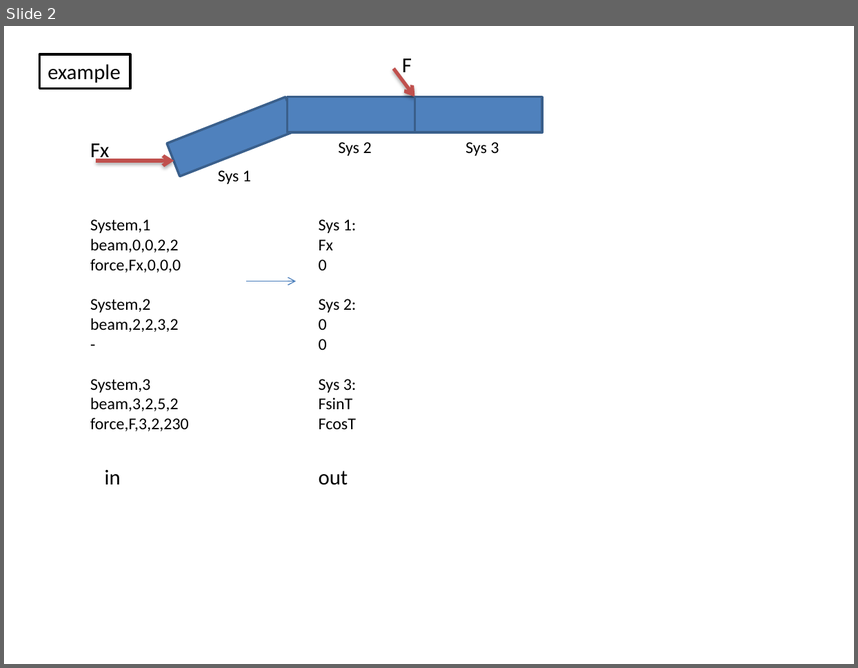
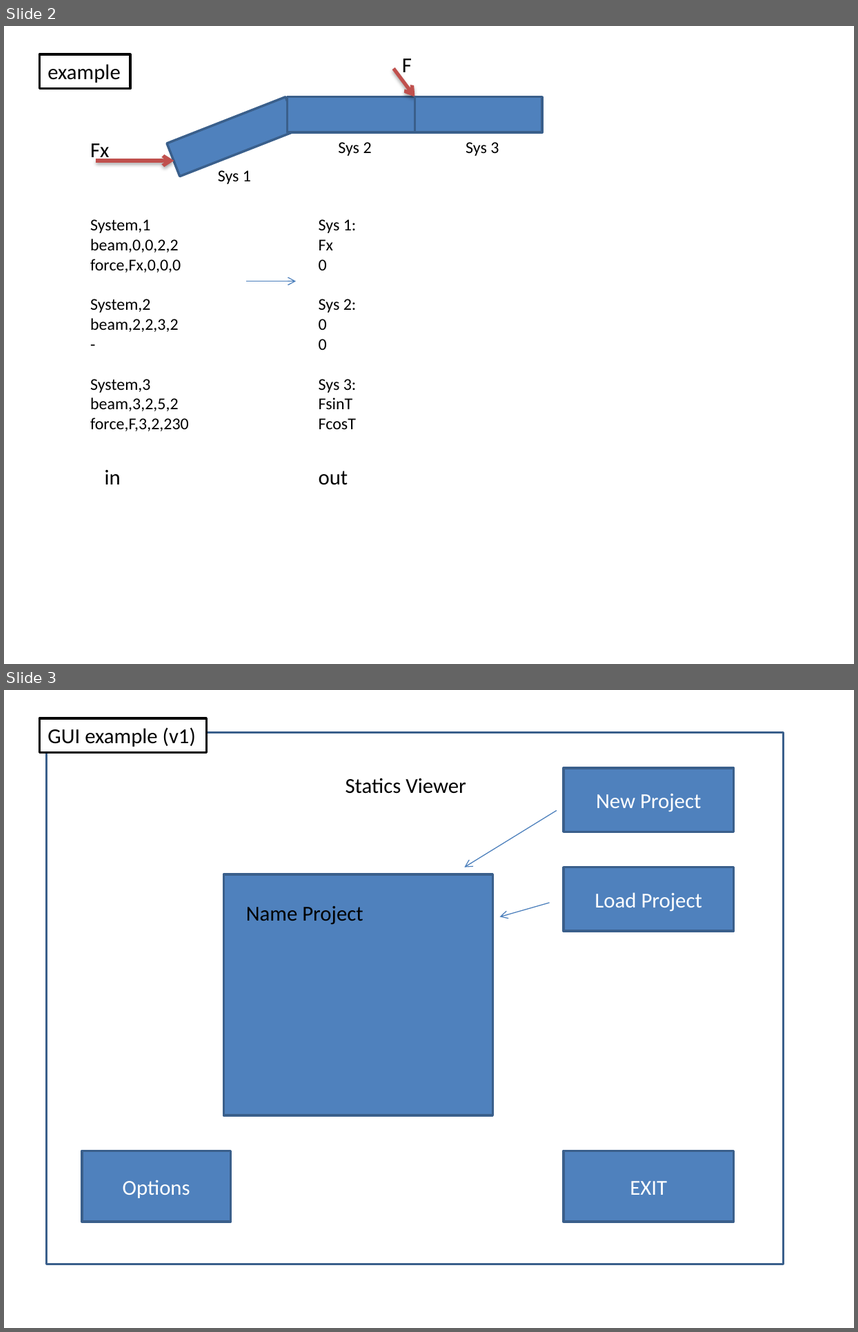
Before and after one commit to LaunchHyper/statics_solver_tool, a slide deck: overview.pptx. Shown one above the other, each under a label of ours: slide 2 before the commit, slides 2 and 3 after it. The pictures are 858x668 and 858x1332 pixels, drawn with LibreOffice and Linux fonts; fonts in the diff are those of the drawing. Boxes give left, top, right and bottom in pixels: in the first picture for what was removed or moved away, otherwise in the second. Text is boxed around its words. In the diff, an @@ line names an element or a change of style, - is before the commit and + after.

```diff
--- a/overview.pptx
+++ b/overview.pptx
@@ slide 3 added at (4, 690, 854, 1328), background #FFFFFF @@
@@ rectangle added at (40, 718, 206, 752), fill #FFFFFF, outline #000000 2 pt, 18 pt, text #000000 @@
+GUI example (v1)
@@ rectangle added at (47, 733, 784, 1264), outline #3A5F8C 2 pt @@
@@ rectangle added at (564, 768, 733, 832), fill #4F81BD, outline #3A5F8C 2 pt, 18 pt, text #FFFFFF @@
+New Project
@@ text added at (346, 778, 466, 793), 18 pt, text #000000 @@
+Statics Viewer
@@ arrow added from (557, 811) to (465, 867), #4B7EBC 0.75 pt @@
@@ rectangle added at (223, 874, 493, 1115), fill #4F81BD, outline #3A5F8C 2 pt @@
@@ rectangle added at (564, 867, 733, 931), fill #4F81BD, outline #3A5F8C 2 pt, 18 pt, text #FFFFFF @@
+Load Project
@@ text added at (246, 906, 363, 925), 18 pt, text #000000 @@
+Name Project
@@ arrow added from (550, 903) to (499, 917), #4B7EBC 0.75 pt @@
@@ rectangle added at (82, 1151, 231, 1221), fill #4F81BD, outline #3A5F8C 2 pt, 18 pt, text #FFFFFF @@
+Options
@@ rectangle added at (564, 1151, 733, 1221), fill #4F81BD, outline #3A5F8C 2 pt, 18 pt, text #FFFFFF @@
+EXIT
```
Also in this commit, not shown: 1 other slide added, 1 slide removed.
